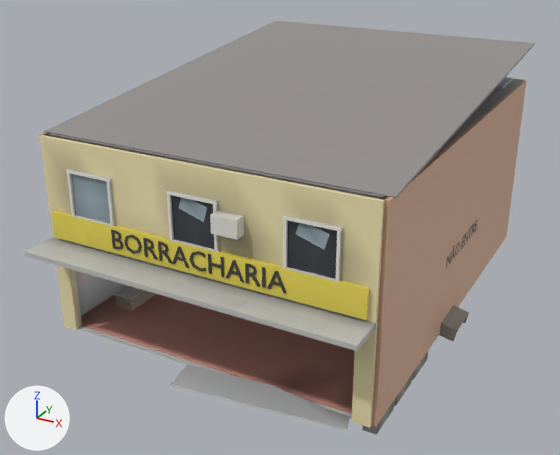
Two versions of the glTF model jogo/assets/ruinas/sobrado_16.glb, one commit apart.
The view is the same before and after, from a 50 mm lens placed at (10.56, -21.32, 12.21), pointed at (-0.32, -1.54, 2.32). Lighting does not change. The marker at lower left points along +X, +Y and +Z. The picture after the commit comes second. Objects named as collision shapes, trigger or cutter boxes, shadow casters or lower levels of detail are left out. Where no turn or scale is listed for an object, it has been applied to the vertices. Vertices at exactly the same position are counted once.

Objects in the first picture: 'balcao_loja', 'dentro', 'detalhe', 'ext', 'longe'.
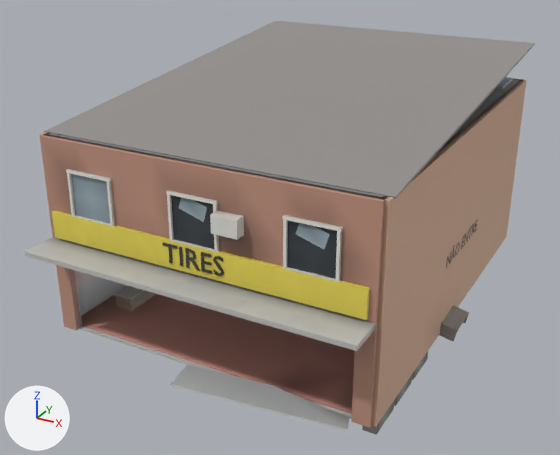
Where the newer file only moved an object's origin or applied its transform, the numbers keep the older frame.

Boxes [x1, y1, x2, y2] around the edits, measured in the pictures (560 x 455 px):
part 1 of me_ar_1_1, added: after [213, 256, 224, 276]
part 2 of me_ar_1_1, added: after [201, 252, 212, 274]
part 3 of me_ar_1_1, added: after [185, 248, 200, 271]
part 4 of me_ar_1_1, added: after [179, 247, 183, 266]
part 5 of me_ar_1_1, added: after [163, 243, 177, 264]
part 6 of me_p_003, recoloured: [40, 78, 524, 428] in both
part 7 of me_letra, deleted: before [111, 230, 286, 293]

The change, as a list of edits to the scene's bpy script:
```text
Add mat_tijolo:
    mat_tijolo = bpy.data.materials.new('tijolo')
    # nodes: BsdfPrincipled, Mix, OutputMaterial, VertexColor
    # colours: beige #c49581, mixed with the vertex colours
Change me_ar_1_1:
    used by ob_detalhe; location = (1.1, -6.78, 4.7)
    remove me_ar_1_1.from_pydata(...)  # 1060 vertices, 1892 faces; spans x -5.18..4.02, y -0.16..13.48, z -4.8..2.33
    add me_ar_1_1.from_pydata(...)  # 1200 vertices, 2156 faces; spans x -5.18..4.02, y -0.16..13.48, z -4.8..2.33
    me_ar_1_1 part 1: the loose piece of 44 vertices spanning x -0.61..-0.4, y 13.4, z -3.27..-2.89 is copied, and the copy is scaled about its middle by (-1.44, -12.5, 1.44), then moved by (0.17, -13.34, 1.86), in mat_letra_preta; it spans x -0.48..-0.18, y 0.04..0.09, z -1.49..-0.94
    me_ar_1_1 part 2: the loose piece of 24 vertices spanning x -2.2..-1.98, y 13.4, z -3.26..-2.89 is copied, and the copy is scaled about its middle by (-1.44, -12.5, 1.44), then moved by (1.4, -13.34, 1.86), in mat_letra_preta; it spans x -0.84..-0.53, y 0.04..0.09, z -1.49..-0.95
    me_ar_1_1 part 3: the loose piece of 48 vertices spanning x 4.02, y 7.78..8.08, z -2.51..-2.12 is copied, and the copy is multiplied about its middle by the matrix ((0.0, 1.37, 0.0), (-12.501, 0.0, 0.0), (0.0, 0.0, 1.37)), then moved by (-5.13, -7.87, 1.1), in mat_letra_preta; it spans x -1.32..-0.9, y 0.04..0.09, z -1.49..-0.95
    me_ar_1_1 part 4: a new loose piece, a box spanning x -1.515..-1.438, y 0.035..0.085, z -1.486..-0.95, in mat_letra_preta
    me_ar_1_1 part 5: a new loose piece of 16 vertices spanning x -2.04..-1.59, y 0.04..0.09, z -1.49..-0.95, in mat_letra_preta
    add me_ar_1_1.materials.append(mat_letra_preta)
Change me_p_003:
    where me_p_003.from_pydata(...)  # 421 vertices, 800 faces; spans x -10.11..0.11, y -6.61..6.61, z -3.0..3.0
    used by ob_ext; location = (5.0, 0.0, 3.0)
    me_p_003 part 6: all 448 faces that had it switch from mat_reboco_amarelo to mat_tijolo
Change me_letra:
    used by ob_longe; location = (0.0, -6.72, 3.45)
    remove me_letra.from_pydata(...)  # 1374 vertices, 2712 faces; spans x -5.2..5.2, y -1.8..13.6, z -3.7..3.8
    remove me_letra.materials.append(mat_letra_preta)
    add me_letra.from_pydata(...)  # 1012 vertices, 1996 faces; spans x -5.2..5.2, y -1.8..13.6, z -3.7..3.8
    me_letra part 7: 11 loose pieces with 362 vertices, spanning x -2.6..2.7, y 0.0, z -0.2..0.3, are deleted
```
